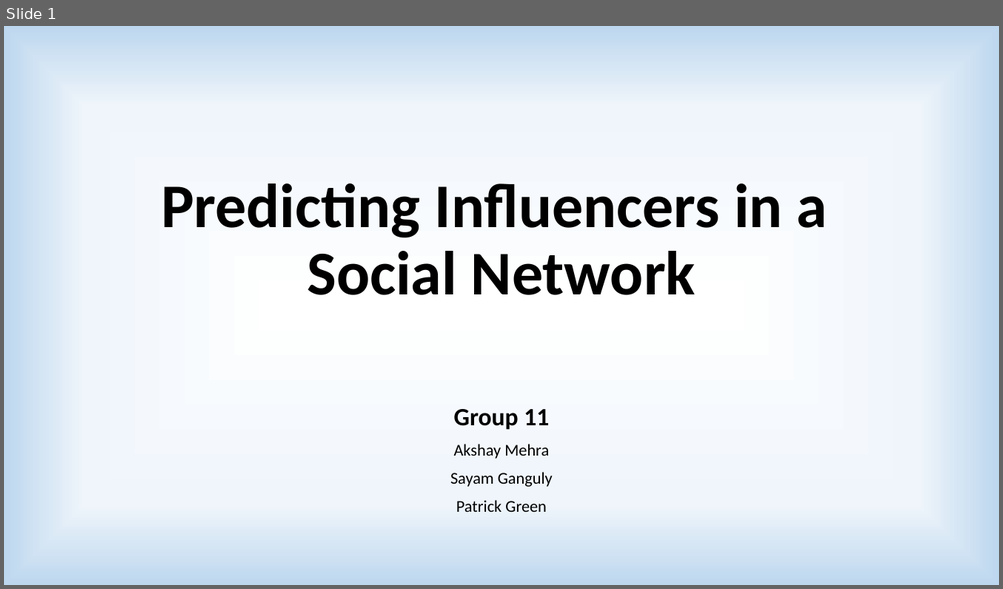
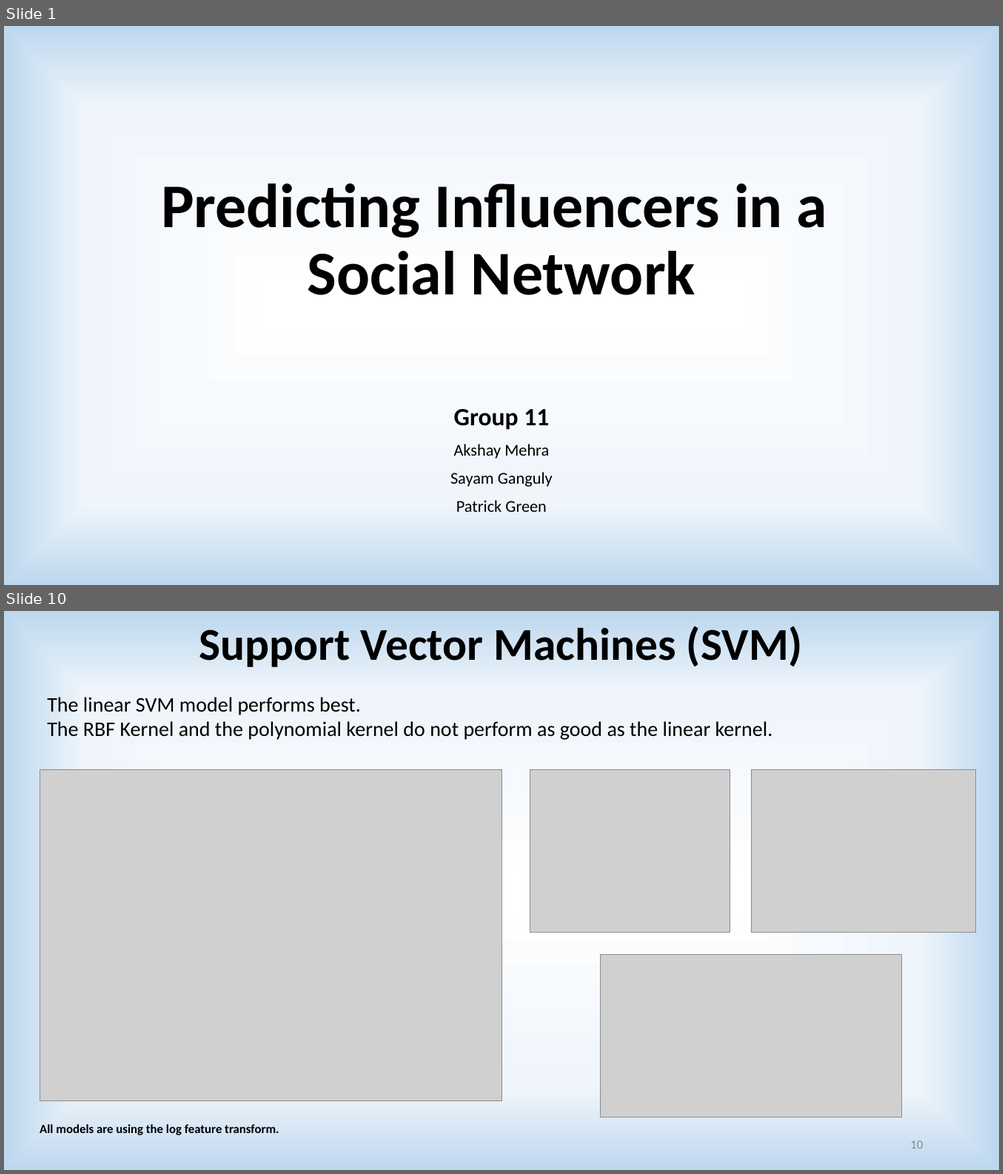
Before and after one commit to akshaymehra24/who-is-more-influential, a slide deck: Predicting Influencers in a Social Network.pptx. Shown one above the other, each under a label of ours: slide 1 before the commit, slides 1 and 10 after it; the slides between them are not shown. The pictures are 1003x589 and 1003x1174 pixels, drawn with LibreOffice and Linux fonts; fonts in the diff are those of the drawing; grey boxes stand for pictures. Boxes give left, top, right and bottom in pixels: in the first picture for what was removed or moved away, otherwise in the second. Text is boxed around its words. In the diff, an @@ line names an element or a change of style, - is before the commit and + after.

```diff
--- a/Predicting Influencers in a Social Network.pptx
+++ b/Predicting Influencers in a Social Network.pptx
@@ slide 10 added at box(4, 611, 999, 1170), background gradient #FFFFFF to #EFF5FB to #BDD7EE @@
@@ text added at box(199, 626, 802, 667), 44 pt, text #000000, bold @@
+Support Vector Machines (SVM)
@@ text added at box(47, 697, 773, 740), 20 pt, text #000000 @@
+The linear SVM model performs best.
+The RBF Kernel and the polynomial kernel do not perform as good as the linear kernel.
@@ picture added at box(40, 770, 502, 1101) @@
@@ picture added at box(530, 770, 730, 933) @@
@@ picture added at box(751, 770, 976, 933) @@
@@ picture added at box(600, 955, 902, 1118) @@
@@ text added at box(40, 1125, 279, 1136), 12 pt, text #000000, bold @@
+All models are using the log feature transform.
@@ page number added at box(910, 1141, 922, 1149), 12 pt, text #8C8C8C @@
+10
```
Also in this commit, not shown: 6 slides changed, 7 other slides added, 10 slides removed, 13 other files.
